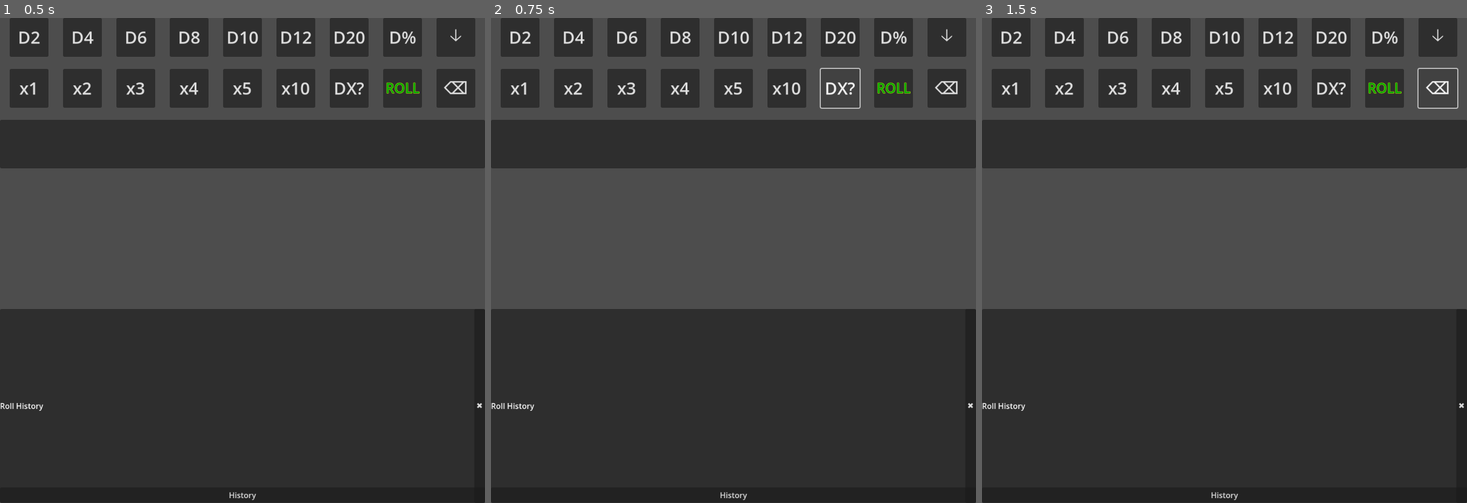
Above: before the commit, frames 1-3 (left to right).
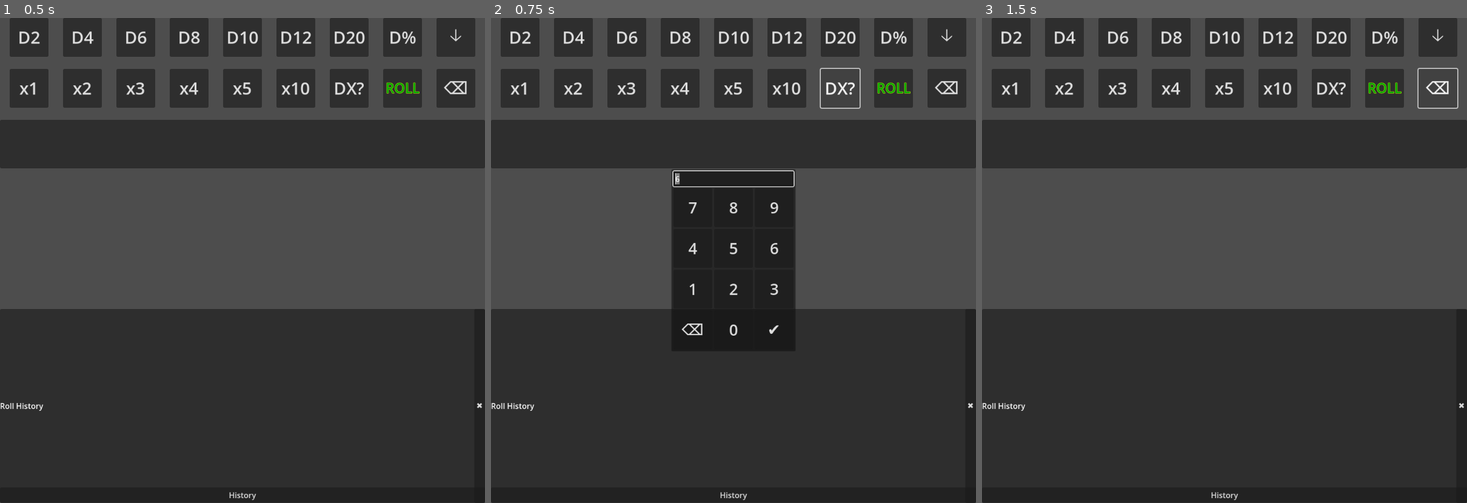
Above: after the commit, the same moments.

Repository: FromAriel/Experiments
Game: Godot game, scene res://main.tscn
Two runs of this game, one before a commit and one after it. Both use one fixed random seed, a clock stepped at 60 frames per second and the inputs below.
Inputs:
- Up to frame 1 (0.5 s): no input
- Up to frame 2 (0.75 s): click "DX?" at 0.5 s
- Up to frame 3 (1.5 s): click "⌫" at 1.25 s

Frame 1 is identical in both runs. In frame 2, 7.3% of the frame differs, in the area x 37-63%, y 31-66%; in frame 3, nothing differs.

Commit message:
feat(livedie): add custom die input and delete queue

Diff:
--- a/LIVEdie/scripts/quick_roll_bar.gd
+++ b/LIVEdie/scripts/quick_roll_bar.gd
@@ -30,6 +30,9 @@
 var qrb_long_press_param: int = 0
 var qrb_long_press_triggered: bool = false
 var qrb_long_press_button: Control
+var qrb_input_replace: bool = true
+var qrb_input_panel: PopupPanel
+var qrb_input_edit: LineEdit
 
 @onready var qrb_chip_box: HBoxContainer = $QueueRow/HScroll/DiceChips
 @onready var qrb_history_button: Button = $"../HistoryButton"
@@ -41,11 +44,14 @@
     _connect_dice_buttons($AdvancedRow)
     $StandardRow/AdvancedToggle.pressed.connect(_on_toggle_advanced)
     $RepeaterRow/RollButton.pressed.connect(_on_roll_pressed)
+    $RepeaterRow/DieX2.pressed.connect(_on_delete_pressed)
+    $RepeaterRow/DieX.pressed.connect(_on_diex_pressed)
     _connect_repeat_buttons()
     $LongPressTimer.timeout.connect(_on_long_press_timeout)
     $PreviewDialog.confirmed.connect(_on_preview_confirmed)
     $DialSpinner.confirmed.connect(_on_spinner_confirmed)
     qrb_history_button.pressed.connect(_on_history_pressed)
+    _build_input_panel()
 
 
 func _connect_dice_buttons(row: HBoxContainer) -> void:
@@ -233,3 +239,96 @@
     qrb_queue.clear()
     qrb_last_faces = 0
     _update_queue_display()
+
+
+func _on_delete_pressed() -> void:
+    if qrb_queue.is_empty():
+        return
+    qrb_queue.pop_back()
+    if qrb_queue.is_empty():
+        qrb_last_faces = 0
+    else:
+        qrb_last_faces = qrb_queue[-1]["faces"]
+    _update_queue_display()
+
+
+func _on_diex_pressed() -> void:
+    _open_input_panel()
+
+
+func _open_input_panel() -> void:
+    var start_val := qrb_last_faces if qrb_last_faces > 0 else 6
+    qrb_input_edit.text = str(start_val)
+    qrb_input_edit.select_all()
+    qrb_input_replace = true
+    qrb_input_panel.popup_centered()
+    qrb_input_edit.grab_focus()
+
+
+func _on_input_key(ch: String) -> void:
+    if qrb_input_replace:
+        qrb_input_edit.text = ch
+        qrb_input_replace = false
+    else:
+        qrb_input_edit.text += ch
+    qrb_input_edit.caret_column = qrb_input_edit.text.length()
+
+
+func _on_input_del_pressed() -> void:
+    var txt := qrb_input_edit.text
+    if txt == "0":
+        qrb_input_panel.hide()
+        return
+    if txt.length() > 1:
+        txt = txt.substr(0, txt.length() - 1)
+    else:
+        txt = "0"
+        qrb_input_replace = true
+        qrb_input_edit.select_all()
+    qrb_input_edit.text = txt
+    qrb_input_edit.caret_column = txt.length()
+
+
+func _on_input_ok_pressed() -> void:
+    var faces := int(qrb_input_edit.text)
+    if faces == 0:
+        qrb_input_panel.hide()
+        return
+    _add_die(faces, 1)
+    qrb_input_panel.hide()
+
+
+func _unhandled_input(event: InputEvent) -> void:
+    if qrb_input_panel.visible and event is InputEventMouseButton and event.pressed:
+        if not qrb_input_panel.get_global_rect().has_point(event.position):
+            qrb_input_panel.hide()
+
+
+func _build_input_panel() -> void:
+    qrb_input_panel = PopupPanel.new()
+    qrb_input_panel.name = "InputPanel"
+    add_child(qrb_input_panel)
+    var vb := VBoxContainer.new()
+    qrb_input_panel.add_child(vb)
+    qrb_input_edit = LineEdit.new()
+    qrb_input_edit.size_flags_horizontal = Control.SIZE_EXPAND_FILL
+    vb.add_child(qrb_input_edit)
+    var grid := GridContainer.new()
+    grid.columns = 3
+    vb.add_child(grid)
+    var order := ["7", "8", "9", "4", "5", "6", "1", "2", "3", "DEL", "0", "OK"]
+    for key in order:
+        var btn := Button.new()
+        btn.custom_minimum_size = Vector2(80, 80)
+        btn.add_theme_font_size_override("font_size", 32)
+        grid.add_child(btn)
+        if key.is_valid_int():
+            btn.text = key
+            btn.pressed.connect(_on_input_key.bind(key))
+        elif key == "OK":
+            btn.text = "\u2714"
+            btn.pressed.connect(_on_input_ok_pressed)
+        else:
+            btn.text = "\u232b"
+            btn.pressed.connect(_on_input_del_pressed)
+    qrb_input_panel.hide()
